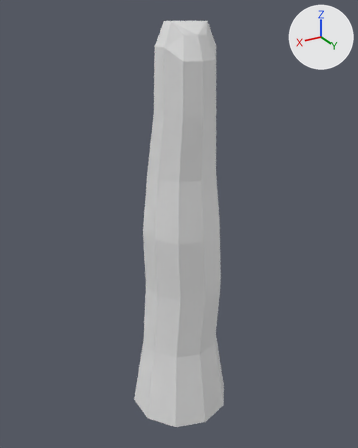
The OBJ model astro/3d_models/oak_tree/trunk.obj, before and after one commit.
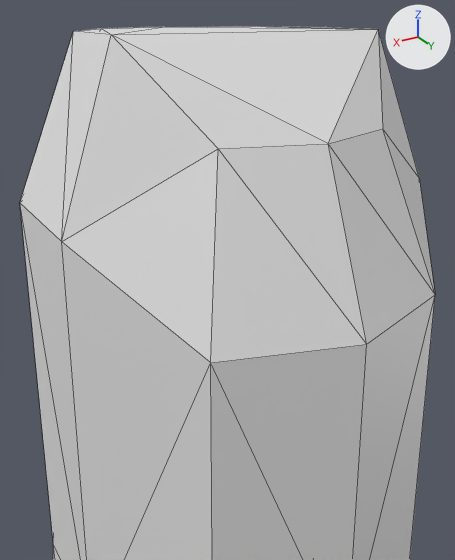
Old and new are each drawn whole from a 50 mm camera at (1.721, 2.855, 1.756) aimed at (-0.011, -0.033, 0.312) and again close up from a 50 mm camera at (0.296, 0.552, 1.715) aimed at (0.016, 0.086, 1.482). Lighting does not change. The marker at upper right points along +X, +Y and +Z. The close-ups show mesh edges as thin lines. Where no turn or scale is listed for an object, it has been applied to the vertices.

The scene before the commit, as lines of its bpy script (objects in view):
```python
me_oak_trunk_cylinder = bpy.data.meshes.new('Oak_Trunk_Cylinder')
me_oak_trunk_cylinder.from_pydata(...)  # 80 vertices, 156 faces; spans x -0.37..0.37, y -0.39..0.39, z -1.23..1.7
ob_oak_trunk_cylinder = bpy.data.objects.new('Oak_Trunk_Cylinder', me_oak_trunk_cylinder)
ob_oak_trunk_cylinder.location = (0.0, 0.0, 0.0)
```
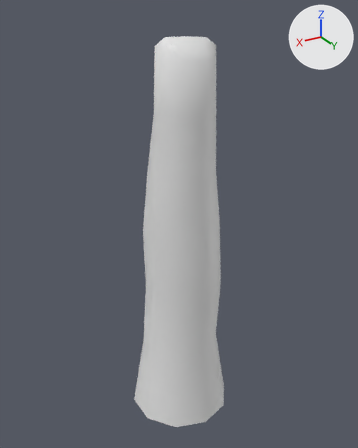
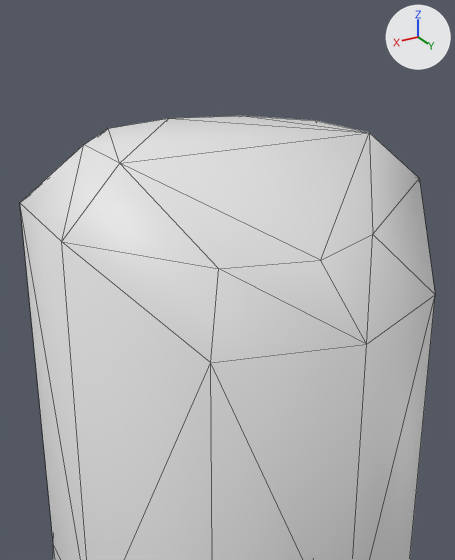
The edits, one by one:
me_oak_trunk_cylinder is used by ob_oak_trunk_cylinder; location (0.0, 0.0, 0.0).
me_oak_trunk_cylinder had 80 vertices, 156 faces and spanned x -0.37..0.37, y -0.39..0.39, z -1.23..1.7.
me_oak_trunk_cylinder now has 80 vertices, 156 faces and spans x -0.37..0.37, y -0.39..0.39, z -1.23..1.6.
me_oak_trunk_cylinder part 1: all 10 vertices in x -0.15..0.11, y -0.1..0.18, z 1.62..1.7 are moved by (0.0, 0.0, -0.09).
me_oak_trunk_cylinder part 2: the surface is now shaded smooth.

What differs and where, as boxes (x1, y1, x2, y2) in the close-ups (455 x 560 px; the box of a moved part takes in the faces that stretch with it):
'Oak_Trunk_Cylinder', reshaped
    before: (20, 26, 435, 560)
    after: (20, 116, 435, 560)
part 1 of me_oak_trunk_cylinder, moved or reshaped
    before: (20, 26, 435, 363)
    after: (20, 116, 435, 363)
